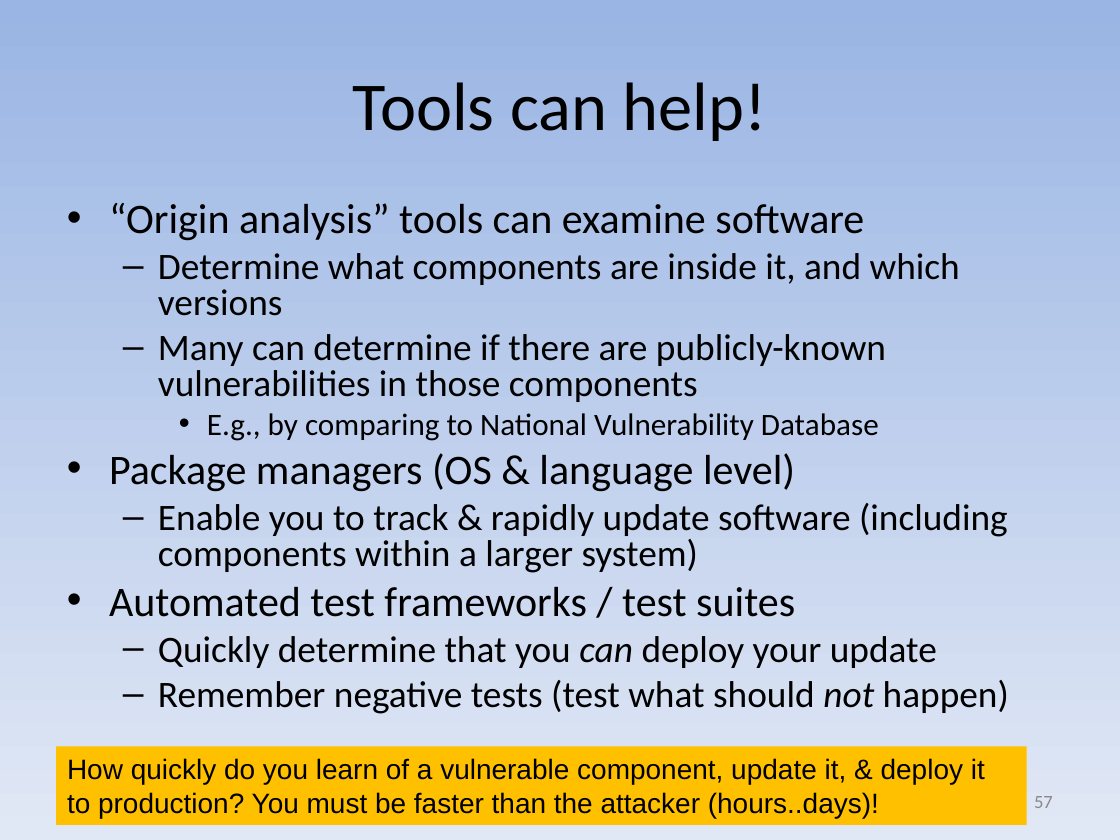
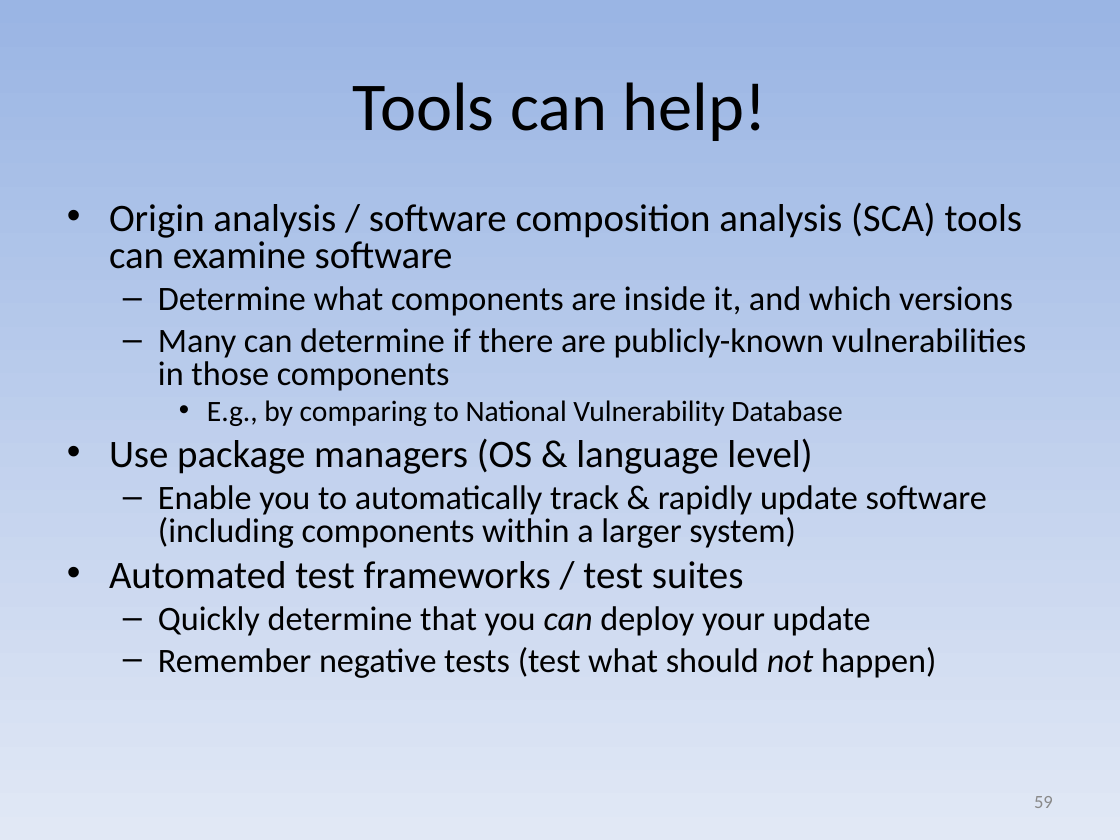
Before and after one commit to david-a-wheeler/david-a-wheeler.github.io, a slide deck: slide 59 of secure-class/presentations/Secure-Software-8-Errors.ppt (slide 57 before the commit). Drawn at 1120x840 pixels with LibreOffice and Linux fonts; fonts in the diff are those of the drawing. Boxes give left, top, right and bottom in pixels: in the first picture for what was removed or moved away, otherwise in the second. Text is boxed around its words. In the diff, an @@ line names an element or a change of style, - is before the commit and + after.

Commit message:
Improve Secure-Software-8-Errors.ppt

```diff
--- a/secure-class/presentations/Secure-Software-8-Errors.ppt
+++ b/secure-class/presentations/Secure-Software-8-Errors.ppt
@@ text at bbox=[109, 202, 1023, 269]: text changed; size 27 to 25 pt @@
-• “Origin analysis” tools can examine software
+• Origin analysis / software composition analysis (SCA) tools can examine software
@@ text at bbox=[109, 286, 1026, 678]: size 24 to 22 pt in "Determine what components are inside it, and ...", "Many can determine if there are publicly-known ...", "Quickly determine that you can deploy your ...", "Remember negative tests (test what should not ..."; size 20 to 19 pt in "E.g., by comparing to National Vulnerability Database"; size 27 to 25 pt in "Automated test frameworks / test suites" @@
@@ text at bbox=[109, 438, 987, 548]: text changed; size 24 to 22 pt @@
-• Package managers (OS & language level)
-  – Enable you to track & rapidly update software (including components within a larger system)
+• Use package managers (OS & language level)
+  – Enable you to automatically track & rapidly update software (including components within a larger system)
@@ rectangle removed at bbox=[56, 746, 1027, 824] @@
-How quickly do you learn of a vulnerable component, update it, & deploy it to production? You must be faster than the attacker (hours..days)!
@@ page number at bbox=[1034, 796, 1053, 808]: text changed @@
-57
+59
```
Also in this commit, not shown: 3 other slides changed, 2 slides added.
